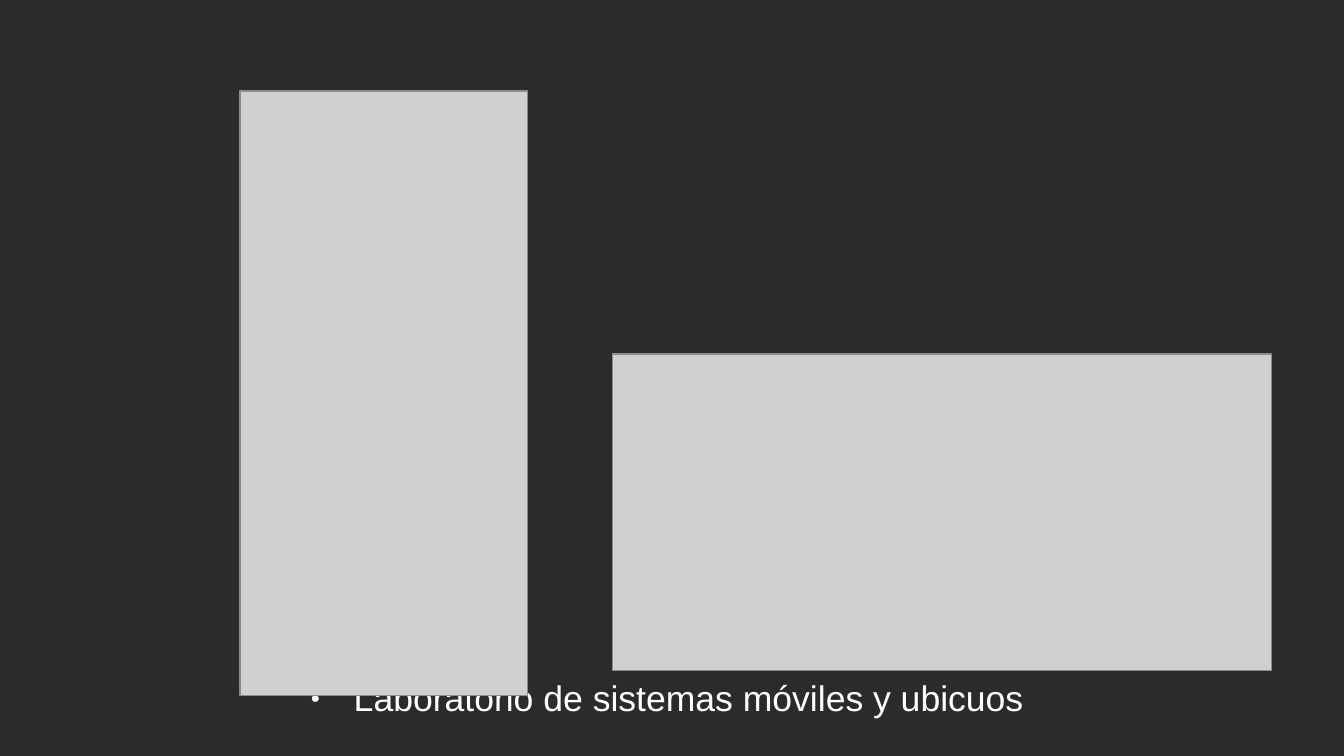
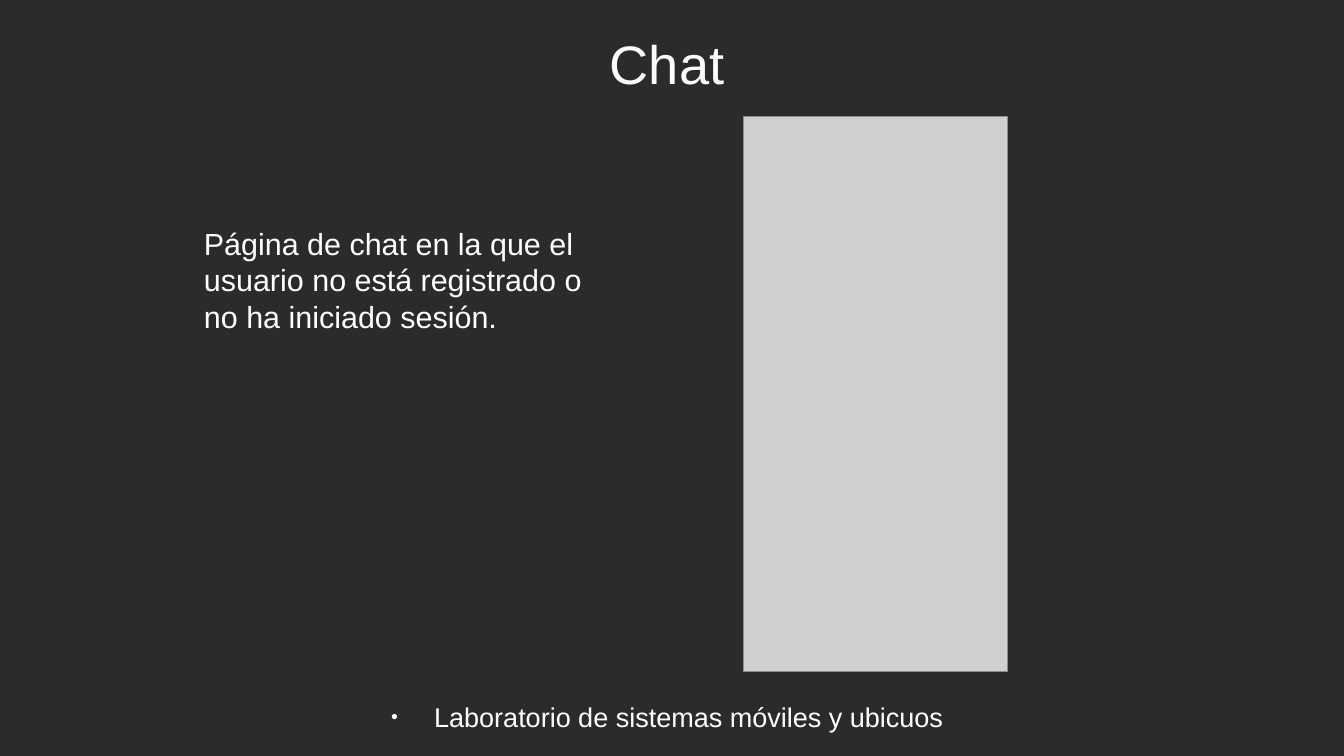
Before and after one commit to rubenmr13/PracticaFinal-LSMU, a slide deck: slide 9 of ProyectoFinal.odp (slide 6 before the commit). Drawn at 1344x756 pixels with LibreOffice and Linux fonts; fonts in the diff are those of the drawing; grey boxes stand for pictures; background and template pictures are left out; a plain dark background stands for a picture behind light text. Boxes give left, top, right and bottom in pixels: in the first picture for what was removed or moved away, otherwise in the second. Text is boxed around its words. In the diff, an @@ line names an element or a change of style, - is before the commit and + after.

```diff
--- a/ProyectoFinal.odp
+++ b/ProyectoFinal.odp
@@ title added at (610,44,724,85), 32 pt, text #FFFFFF @@
+Chat
@@ picture removed at (240,91,528,696) @@
@@ picture: place and size @@
-picture at (612,354,1272,671)
+picture at (744,117,1009,672)
@@ text added at (204,232,582,329), 18 pt, text #FFFFFF @@
+Página de chat en la que el usuario no está registrado o no ha iniciado sesión.
@@ text "Laboratorio de sistemas móviles y ...": place and size @@
-text "Laboratorio de sistemas móviles y ..." at (354,684,1024,719)
+text "Laboratorio de sistemas móviles y ..." at (434,707,943,732)
@@ text "Laboratorio de sistemas móviles y ..." at (434,707,943,732): size 21 to 16 pt @@
```
Also in this commit, not shown: 10 other slides changed, 9 slides added, 1 slide removed.
